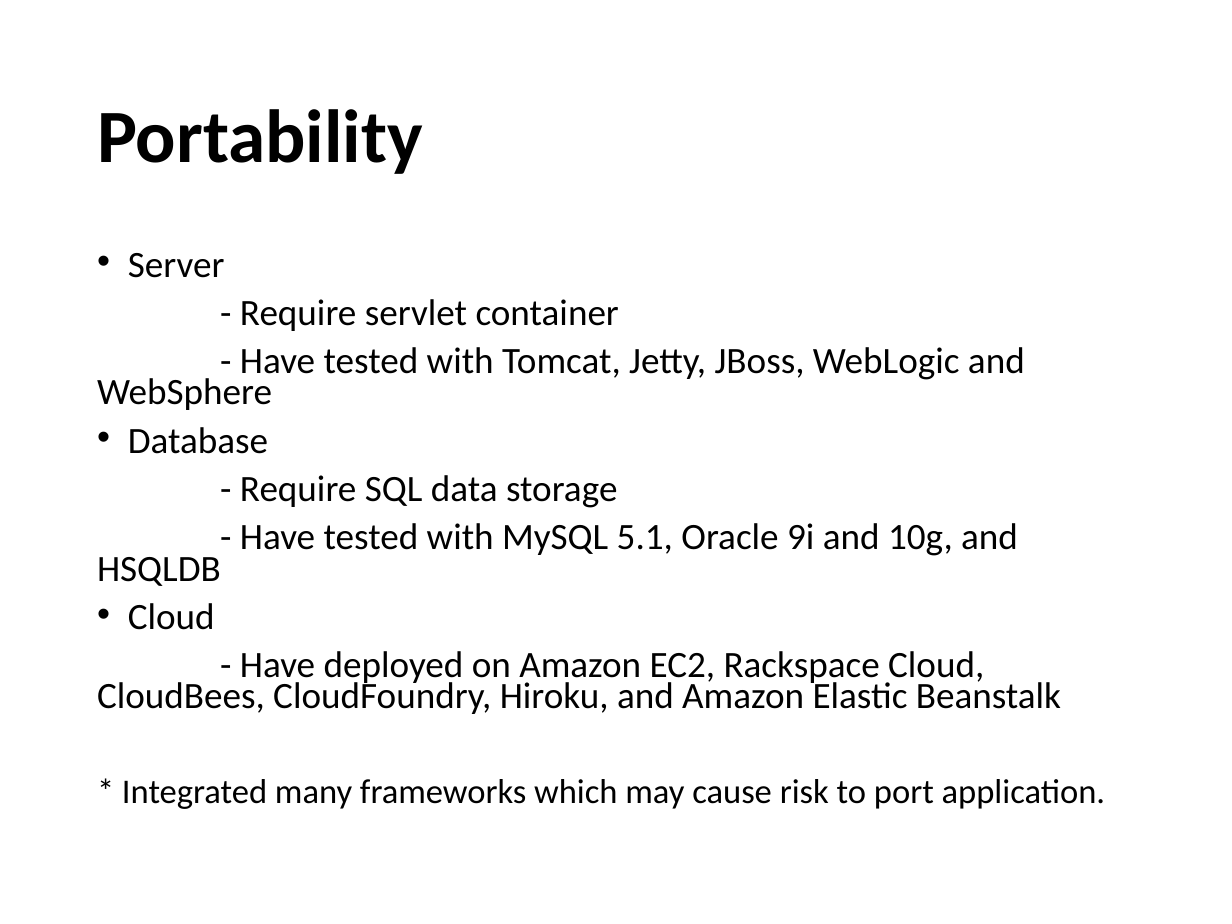
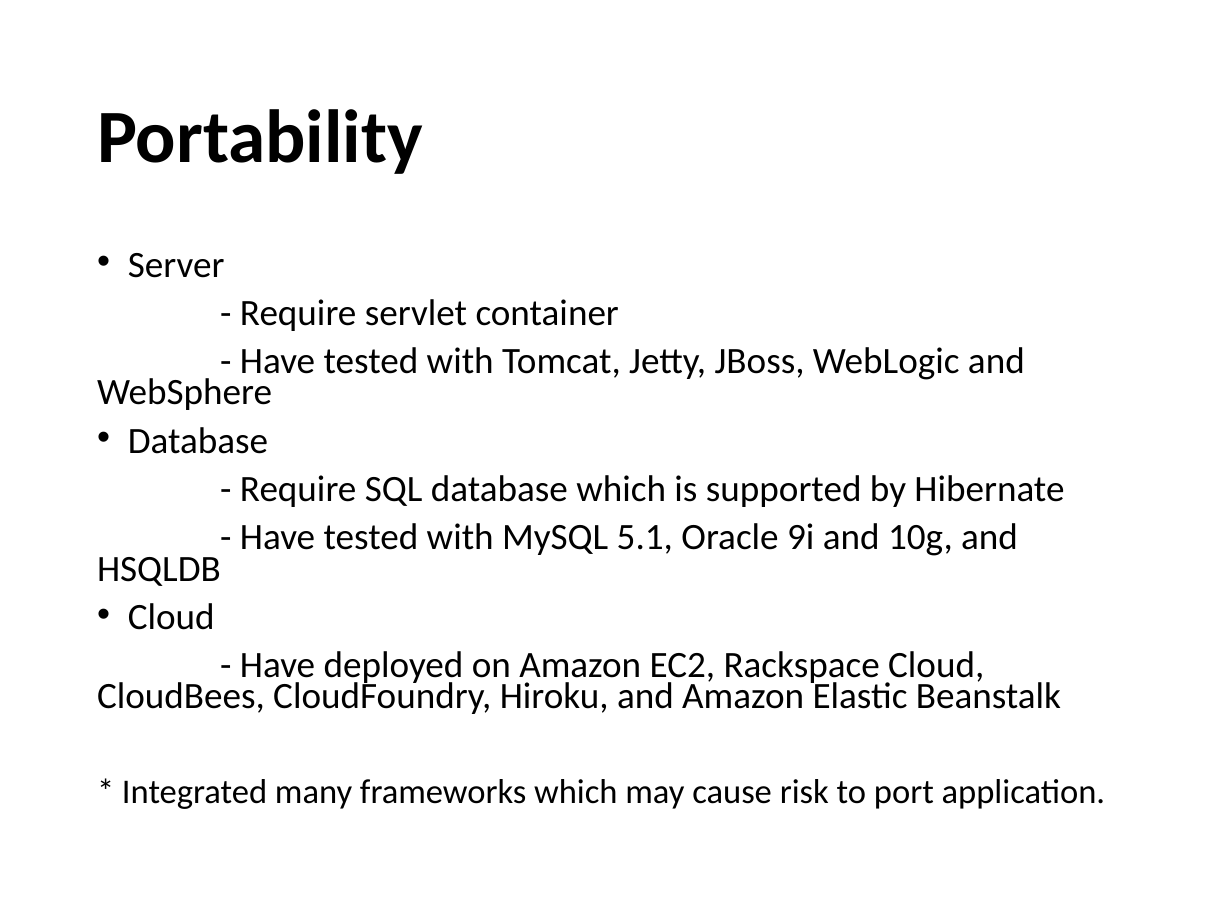
Before and after one commit to proliuxz/SME, a slide deck: slide 6 of XIE/Presentation1.pptx. Drawn at 1232x924 pixels with LibreOffice and Linux fonts; fonts in the diff are those of the drawing. Boxes give left, top, right and bottom in pixels: in the first picture for what was removed or moved away, otherwise in the second. Text is boxed around its words. In the diff, an @@ line names an element or a change of style, - is before the commit and + after.

```diff
--- a/XIE/Presentation1.pptx
+++ b/XIE/Presentation1.pptx
@@ text at bbox=[240, 475, 1064, 507]: text changed @@
-- Require SQL data storage
+- Require SQL database which is supported by Hibernate
```
Also in this commit, not shown: 1 other file.
